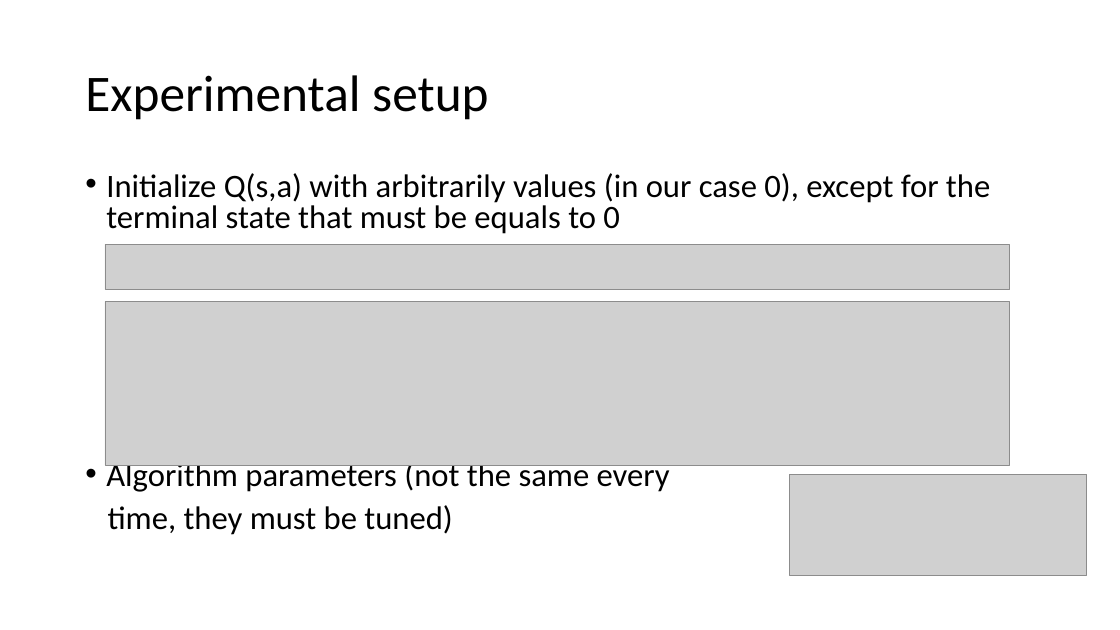
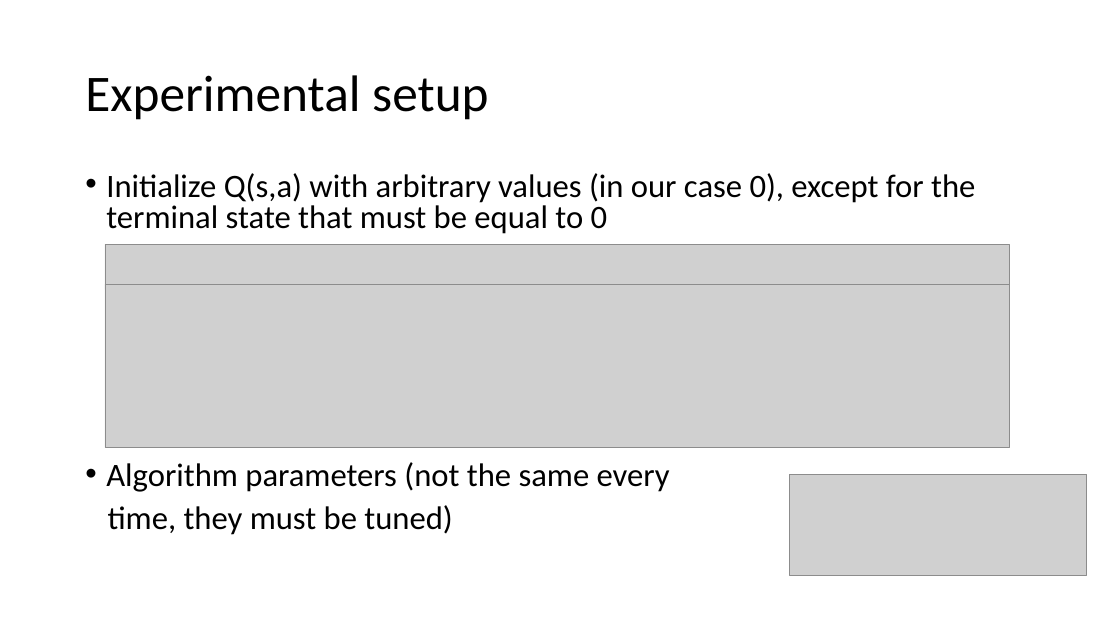
Before and after one commit to mpiffari/ReinforcementLearning2019, a slide deck: slide 17 of Presentation/SDU_SummerSchool_Presentation.pptx. Drawn at 1120x630 pixels with LibreOffice and Linux fonts; fonts in the diff are those of the drawing; grey boxes stand for pictures. Boxes give left, top, right and bottom in pixels: in the first picture for what was removed or moved away, otherwise in the second. Text is boxed around its words. In the diff, an @@ line names an element or a change of style, - is before the commit and + after.

```diff
--- a/Presentation/SDU_SummerSchool_Presentation.pptx
+++ b/Presentation/SDU_SummerSchool_Presentation.pptx
@@ text at [106, 173, 975, 234]: text changed @@
-• Initialize Q(s,a) with arbitrarily values (in our case 0), except for the terminal state that must be equals to 0
+• Initialize Q(s,a) with arbitrary values (in our case 0), except for the terminal state that must be equal to 0
@@ picture: place and size @@
-picture at [105, 302, 1010, 465]
+picture at [105, 284, 1010, 448]
```
Also in this commit, not shown: 12 other slides changed, 8 slides added, 5 slides removed, 4 other files.
